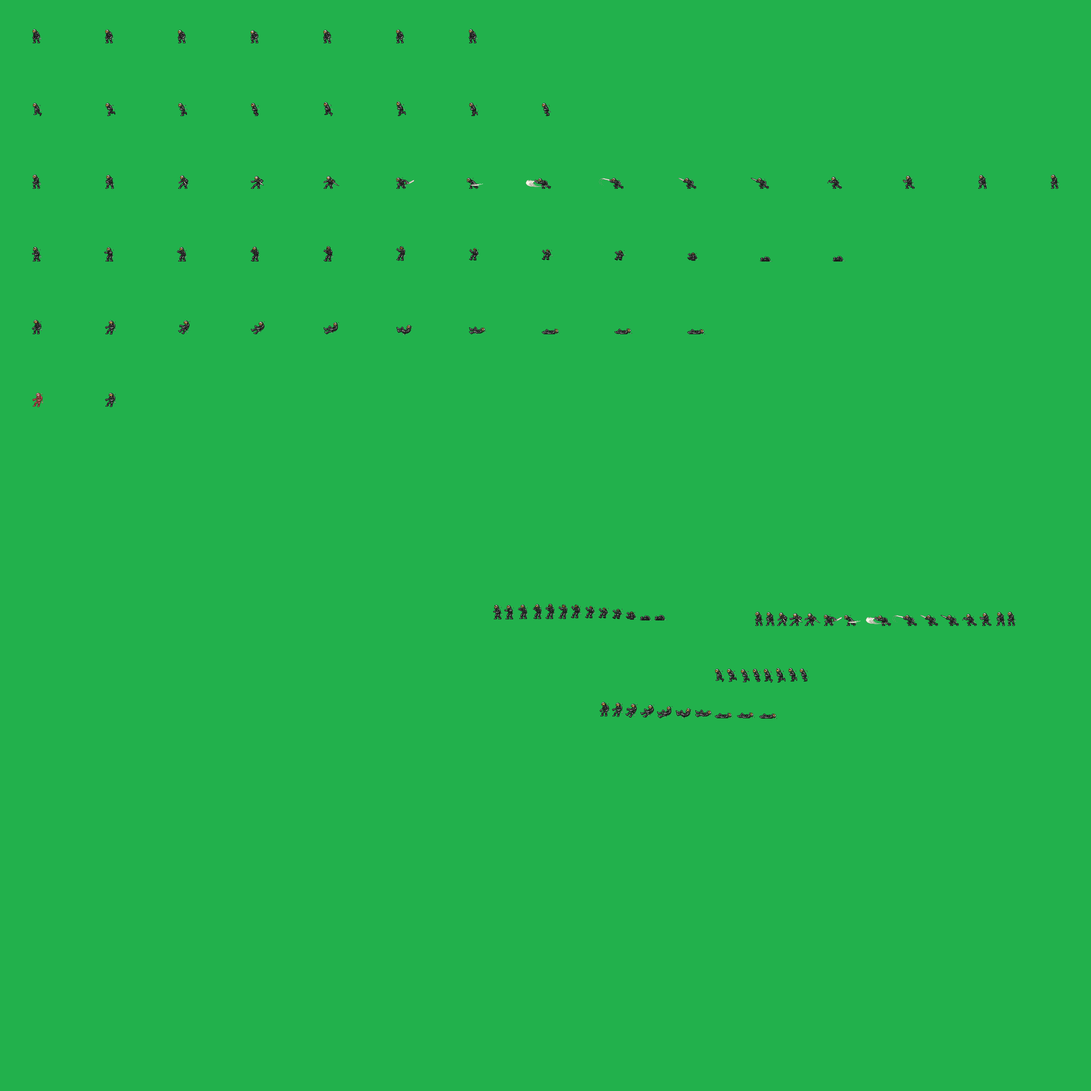
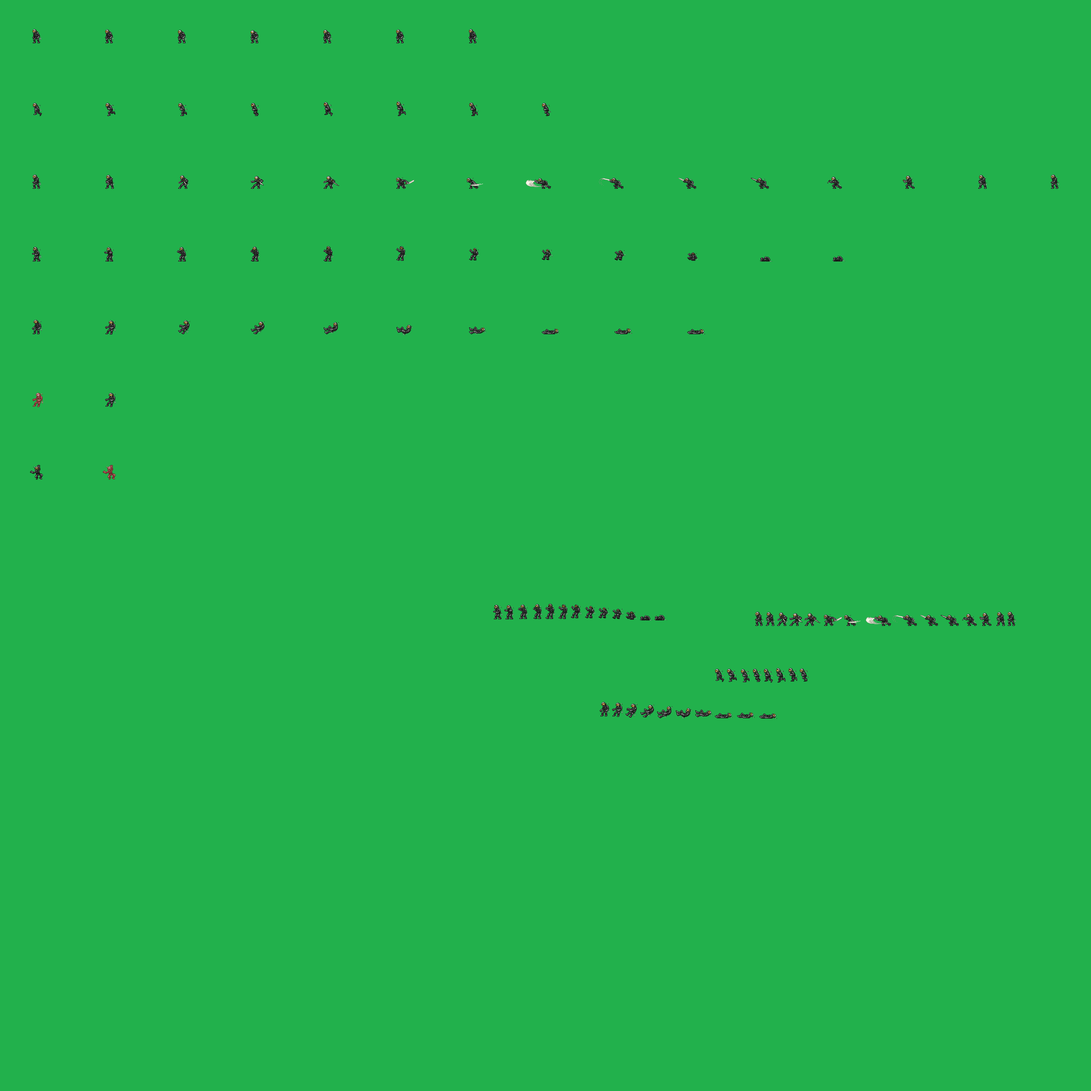
The second 1091x1091 image is a revision of the first. Changes to its layers:
added layer "Pasted Layer #43" above "Pasted Layer #42" over [102, 464, 116, 480]
added layer "Pasted Layer #42" above "Pasted Layer #41" over [29, 464, 43, 480]
